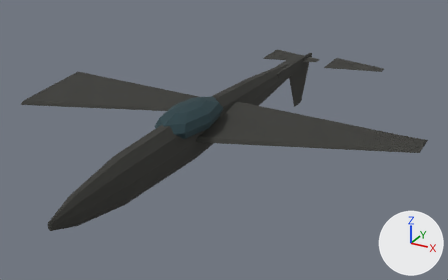
A saved change to the glTF model game/assets/units/mig23_Destroyed.glb.
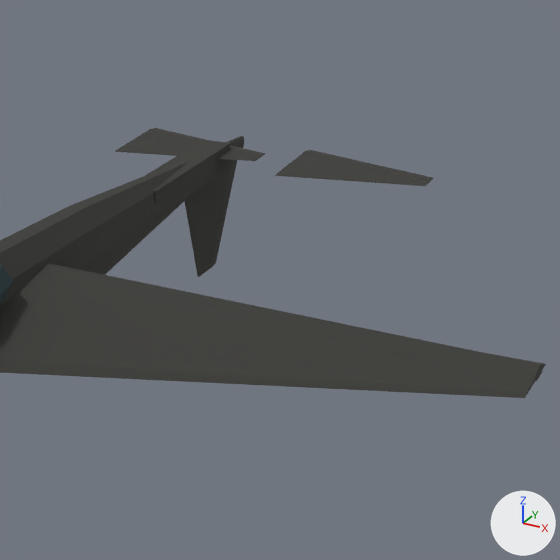
There are two pictures of each version: one whole from a 50 mm camera at (9.69, -17.43, 9.44) aimed at (0.18, -0.13, 0.79), one close up on the part from 49% to 97% of the width and 0% to 77% of the height. The axes (+X, +Y, +Z) are drawn at lower right. The lights are the same throughout. The last two pictures show the newer version. Where no turn or scale is listed for an object, it has been applied to the vertices.

Names of what the first close-up shows: 'Elevator_L', 'Elevator_R', 'Fuselage', 'Rudder', 'TailBoom', 'Wing_R' and 1 more.
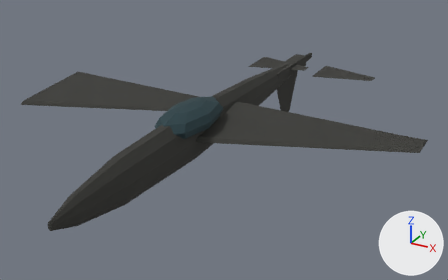
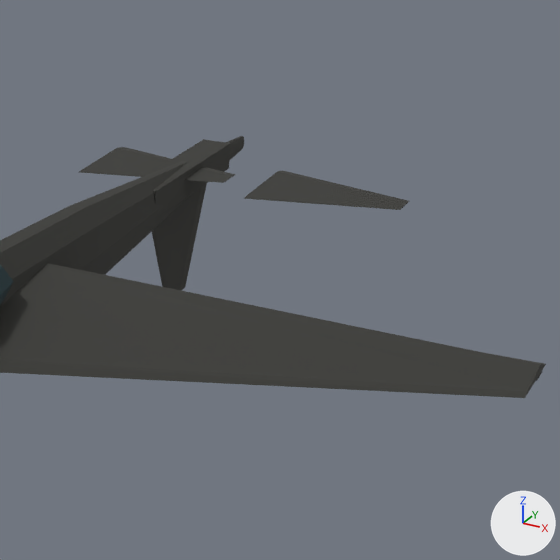
Changed parts and their boxes (x1, y1, x2, y2) in the close-ups (560 x 560 px):
'Elevator_R', moved
    before: (275, 150, 433, 186)
    after: (244, 170, 409, 210)
'Rudder', moved
    before: (185, 160, 237, 277)
    after: (152, 184, 207, 291)
'Elevator_L', moved
    before: (115, 128, 265, 161)
    after: (79, 147, 236, 183)

Edits to the bpy script that builds the scene:
```text
Change ob_elevator_l:
    ob_elevator_l.location: (-1.4, 7.01, 1.87) -> (-1.4, 5.68, 1.87)
Change ob_elevator_r:
    ob_elevator_r.location: (1.4, 7.01, 1.87) -> (1.4, 5.68, 1.87)
Change ob_rudder:
    ob_rudder.location: (0.0, 7.01, 1.78) -> (0.0, 5.68, 1.78)
```
